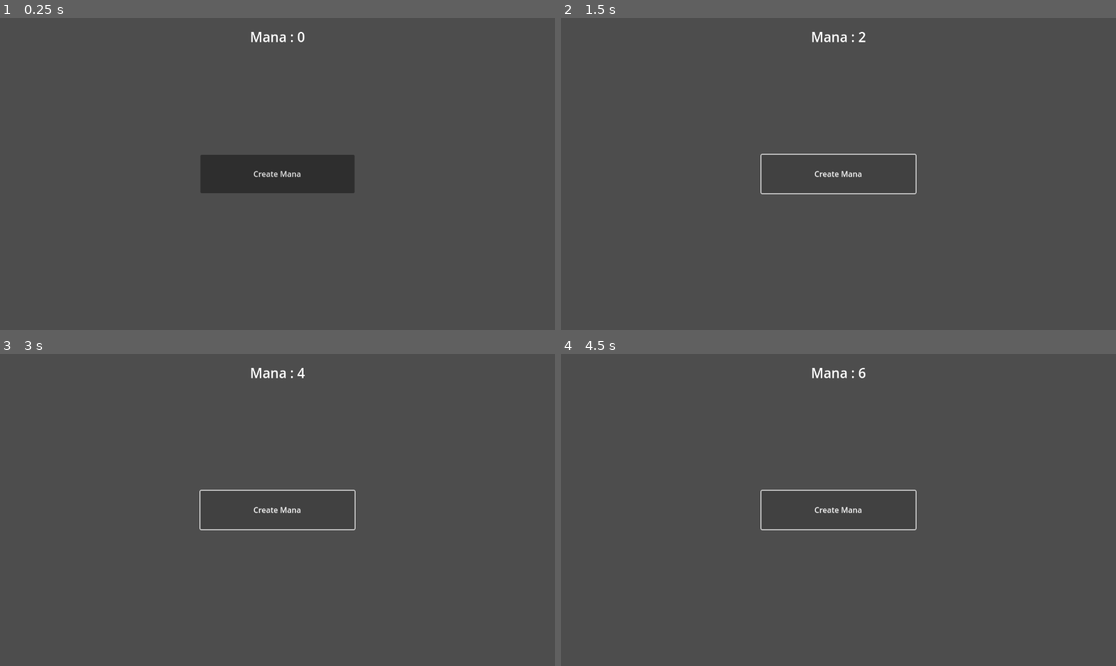
Above: before the commit, frames 1-4 (two rows, left to right).
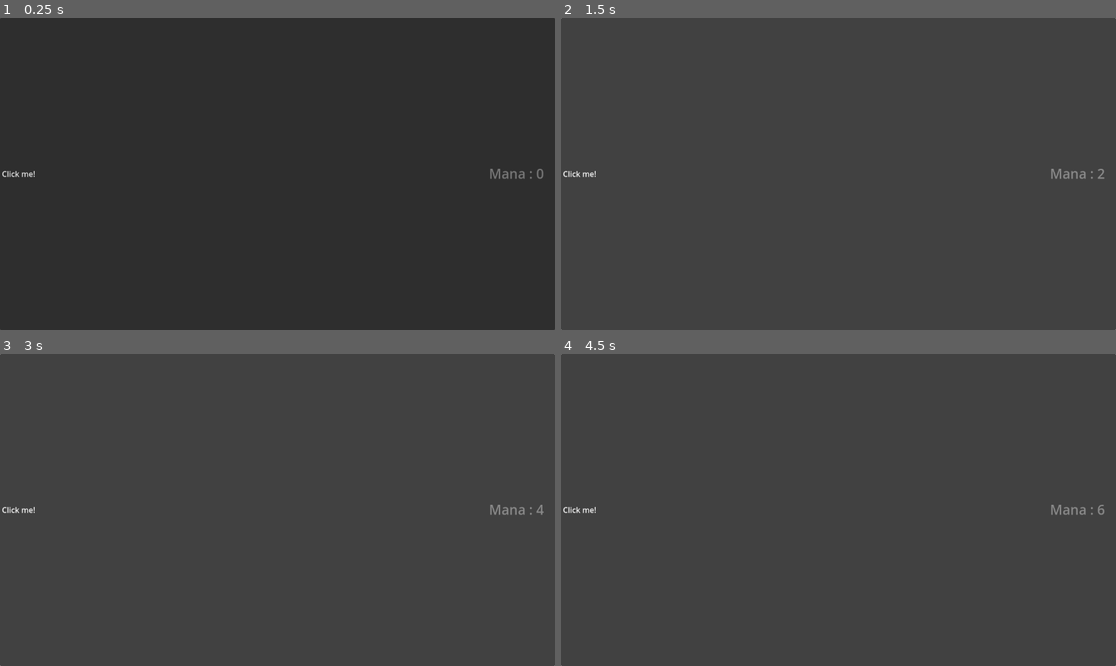
Above: after the commit, the same moments.

Repository: PanagosAlex/Idle-Magus
Game: Godot game, scene res://scenes/prototypes/clicker/prototype_clicker.tscn
The game is run twice, just before and just after one commit, with the same random seed, the same clock (stepped at 60 frames per second) and the same inputs. Before the commit the project has no main scene; this scene is started directly in both runs.
Inputs:
- Up to frame 1 (0.25 s): no input
- Up to frame 2 (1.5 s): click "Create Mana" (after the commit: "Click me!") at 0.5 s; click "Create Mana" (after the commit: "Click me!") at 1.25 s
- Up to frame 3 (3 s): click "Create Mana" (after the commit: "Click me!") at 2 s; tap Enter at 2.75 s
- Up to frame 4 (4.5 s): tap Space at 3.5 s; tap Enter at 4.25 s

The runs differ from the first frame. In frame 1, 97% of the frame differs, in the area x 0-100%, y 0-100%; in frame 2, 0.7%; in frame 3, 0.7%; in frame 4, 0.7%.

Commit message:
Updated UI layout and fixed clicker scene integration

Diff:
--- a/project.godot
+++ b/project.godot
@@ -11,6 +11,7 @@
 [application]
 
 config/name="Idle Magus"
+run/main_scene="uid://cbyqjo5q43y5p"
 config/features=PackedStringArray("4.5", "Forward Plus")
 
 [file_customization]
--- a/scenes/prototypes/clicker/prototype_clicker.gd
+++ b/scenes/prototypes/clicker/prototype_clicker.gd
@@ -1,19 +1,26 @@
 class_name PrototypeClicker
 extends Control
+## A clicker prototype creating mana.
 
+## Reference to the label displaying current amount of mana.
 @export var label : Label
-
+# Current amount of mana.
 var mana : int = 0
 
+
+## Initializer
 func _ready() -> void:
 	update_label_text()
 
+## Create 1 mana.
 func create_mana() -> void:
 	mana += 1
 	update_label_text()
 
+## Update text of the label.
 func update_label_text() -> void:
 	label.text = "Mana : %s" %mana
 
+## Triggered when clicking on mana orb
 func _on_button_pressed() -> void:
 	create_mana()
--- a/scenes/prototypes/clicker/prototype_clicker.tscn
+++ b/scenes/prototypes/clicker/prototype_clicker.tscn
@@ -15,10 +15,16 @@
 [node name="Label" type="Label" parent="."]
 custom_minimum_size = Vector2(0, 80)
 layout_mode = 1
-anchors_preset = 10
+anchors_preset = 6
+anchor_left = 1.0
+anchor_top = 0.5
 anchor_right = 1.0
-offset_bottom = 23.0
-grow_horizontal = 2
+anchor_bottom = 0.5
+offset_left = -159.0
+offset_top = -40.0
+offset_bottom = 40.0
+grow_horizontal = 0
+grow_vertical = 2
 theme_type_variation = &"HeaderLarge"
 text = "Total Mana:"
 horizontal_alignment = 1
@@ -27,17 +33,12 @@
 [node name="Button" type="Button" parent="."]
 custom_minimum_size = Vector2(320, 80)
 layout_mode = 1
-anchors_preset = 8
-anchor_left = 0.5
-anchor_top = 0.5
-anchor_right = 0.5
-anchor_bottom = 0.5
-offset_left = -4.0
-offset_top = -4.0
-offset_right = 4.0
-offset_bottom = 4.0
+anchors_preset = 15
+anchor_right = 1.0
+anchor_bottom = 1.0
 grow_horizontal = 2
 grow_vertical = 2
-text = "Create Mana"
+text = "Click me!"
+alignment = 0
 
 [connection signal="pressed" from="Button" to="." method="_on_button_pressed"]
--- /dev/null
+++ b/scenes/user_interface/user_interface.tscn
@@ -0,0 +1,82 @@
+[gd_scene load_steps=2 format=3 uid="uid://ui4kfm74u2th"]
+
+[ext_resource type="PackedScene" uid="uid://cbyqjo5q43y5p" path="res://scenes/prototypes/clicker/prototype_clicker.tscn" id="1_yqwyh"]
+
+[node name="UserInterface" type="Control"]
+layout_mode = 3
+anchors_preset = 15
+anchor_right = 1.0
+anchor_bottom = 1.0
+grow_horizontal = 2
+grow_vertical = 2
+
+[node name="HBoxContainer" type="HBoxContainer" parent="."]
+layout_mode = 1
+anchors_preset = 15
+anchor_right = 1.0
+anchor_bottom = 1.0
+grow_horizontal = 2
+grow_vertical = 2
+
+[node name="LeftPanel" type="Control" parent="HBoxContainer"]
+custom_minimum_size = Vector2(275, 0)
+layout_mode = 2
+
+[node name="MarginContainer" type="MarginContainer" parent="HBoxContainer"]
+layout_mode = 2
+theme_override_constants/margin_left = 12
+theme_override_constants/margin_top = 6
+theme_override_constants/margin_right = 12
+theme_override_constants/margin_bottom = 6
+
+[node name="VSeparator" type="VSeparator" parent="HBoxContainer/MarginContainer"]
+layout_mode = 2
+
+[node name="MiddlePanel" type="Control" parent="HBoxContainer"]
+custom_minimum_size = Vector2(500, 0)
+layout_mode = 2
+size_flags_horizontal = 3
+
+[node name="VBoxContainer" type="VBoxContainer" parent="HBoxContainer/MiddlePanel"]
+layout_mode = 1
+anchors_preset = 15
+anchor_right = 1.0
+anchor_bottom = 1.0
+grow_horizontal = 2
+grow_vertical = 2
+
+[node name="ManaCounter" type="Control" parent="HBoxContainer/MiddlePanel/VBoxContainer"]
+custom_minimum_size = Vector2(0, 150)
+layout_mode = 2
+
+[node name="PrototypeClicker" parent="HBoxContainer/MiddlePanel/VBoxContainer/ManaCounter" instance=ExtResource("1_yqwyh")]
+layout_mode = 1
+
+[node name="MarginContainer" type="MarginContainer" parent="HBoxContainer/MiddlePanel/VBoxContainer"]
+layout_mode = 2
+theme_override_constants/margin_left = 12
+theme_override_constants/margin_top = 6
+theme_override_constants/margin_right = 12
+theme_override_constants/margin_bottom = 6
+
+[node name="HSeparator" type="HSeparator" parent="HBoxContainer/MiddlePanel/VBoxContainer/MarginContainer"]
+layout_mode = 2
+
+[node name="Realms" type="Control" parent="HBoxContainer/MiddlePanel/VBoxContainer"]
+layout_mode = 2
+size_flags_vertical = 3
+
+[node name="MarginContainer2" type="MarginContainer" parent="HBoxContainer"]
+layout_mode = 2
+theme_override_constants/margin_left = 12
+theme_override_constants/margin_top = 6
+theme_override_constants/margin_right = 12
+theme_override_constants/margin_bottom = 6
+
+[node name="VSeparator2" type="VSeparator" parent="HBoxContainer/MarginContainer2"]
+layout_mode = 2
+
+[node name="RightPanel" type="Control" parent="HBoxContainer"]
+custom_minimum_size = Vector2(225, 0)
+layout_mode = 2
+size_flags_horizontal = 8
